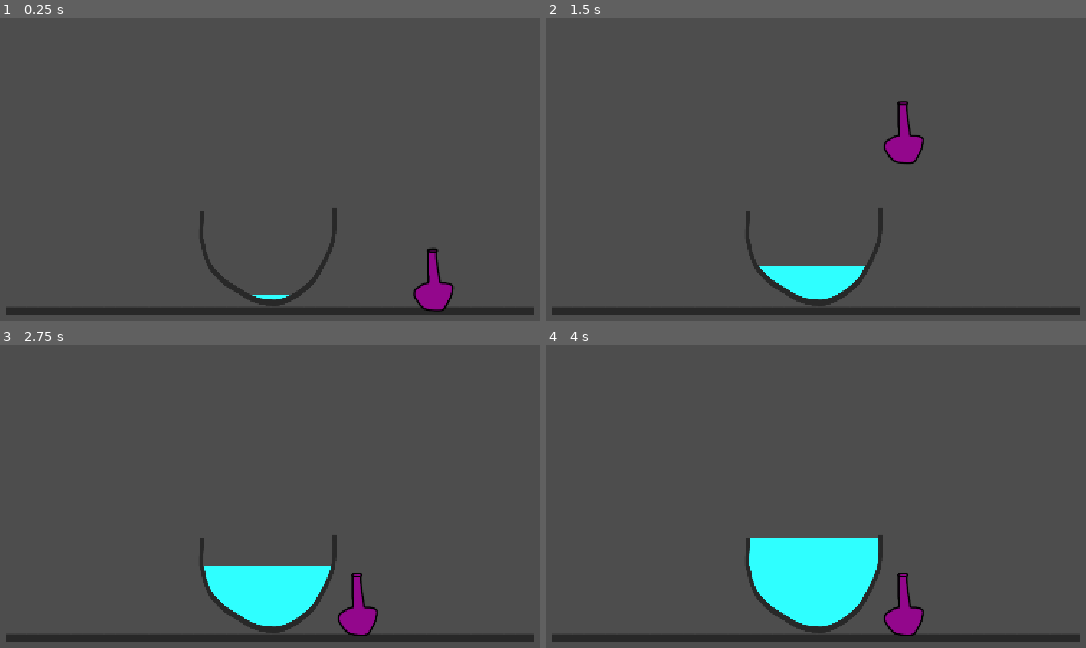
Above: before the commit, frames 1-4 (two rows, left to right).
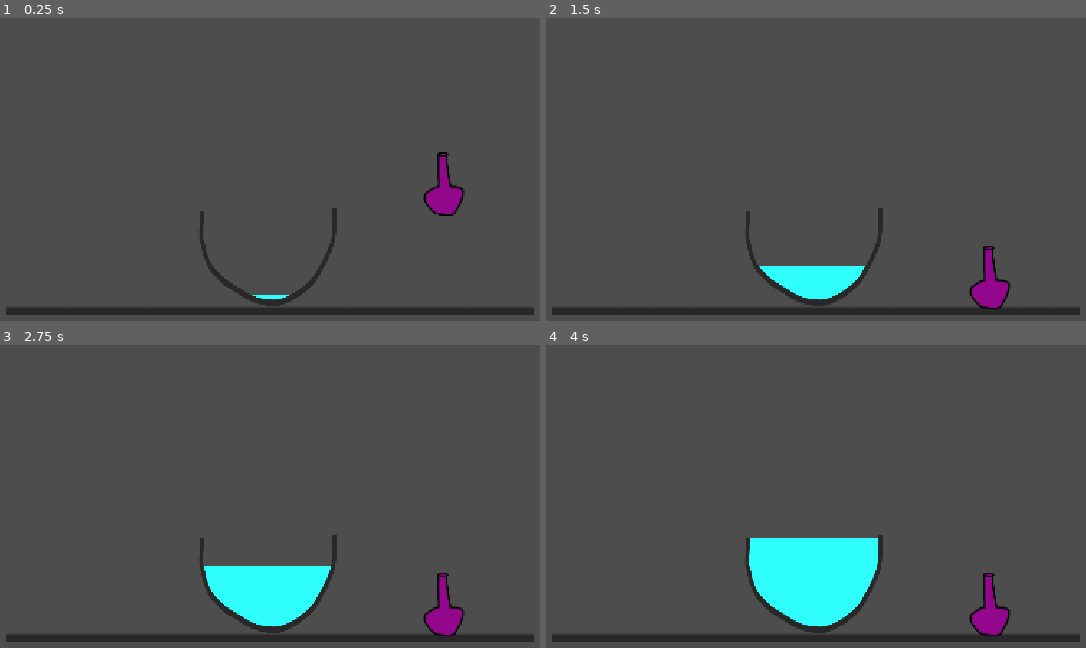
Above: after the commit, the same moments.

Repository: sanicatthedisco/brewing
Game: Godot game, scene res://main.tscn
The game is run twice, just before and just after one commit, with the same random seed, the same clock (stepped at 60 frames per second) and the same inputs.
Inputs (mouse positions are in pixels of both pictures, inside the frame that each line leads up to):
- Up to frame 1 (0.25 s): no input
- Up to frame 2 (1.5 s): drag from (978, 278) to (902, 57) at 0.52 s; drag from (664, 178) to (783, 245) at 1.27 s
- Up to frame 3 (2.75 s): move the mouse to (356, 384) at 2.02 s; click (356, 384) at 2.17 s
- Up to frame 4 (4 s): drag from (783, 572) to (583, 414) at 2.77 s; move the mouse to (1064, 551) at 3.52 s; click (1064, 551) at 3.67 s

The runs differ from the first frame. In frame 1, 1.7% of the frame differs, in the area x 76-87%, y 44-98%; in frame 2, 1.7%; in frame 3, 1.7%; in frame 4, 1.7%.

Commit message:
Pouring rotation + refactoring

Diff:
--- a/Objects/Bowl/Bowl.tscn
+++ b/Objects/Bowl/Bowl.tscn
@@ -4,7 +4,13 @@
 [ext_resource type="Texture2D" uid="uid://4dli64g70jyu" path="res://Assets/Sprites/bowl_interior.png" id="2_a75se"]
 [ext_resource type="Texture2D" uid="uid://5ogxecds3hft" path="res://Assets/Sprites/bowl.png" id="3_a75se"]
 
-[node name="Bowl" type="Node2D" unique_id=1129401254]
+[sub_resource type="RectangleShape2D" id="RectangleShape2D_ueyfw"]
+size = Vector2(386, 330)
+
+[sub_resource type="RectangleShape2D" id="RectangleShape2D_54r1u"]
+size = Vector2(392, 276)
+
+[node name="Bowl" type="StaticBody2D" unique_id=1594397132]
 scale = Vector2(0.5, 0.5)
 script = ExtResource("1_lji8a")
 
@@ -21,3 +27,13 @@
 
 [node name="Exterior" type="Sprite2D" parent="." unique_id=1980966930]
 texture = ExtResource("3_a75se")
+
+[node name="PourZone" type="Area2D" parent="." unique_id=65261691]
+
+[node name="CollisionShape2D" type="CollisionShape2D" parent="PourZone" unique_id=210727465]
+position = Vector2(3, -301)
+shape = SubResource("RectangleShape2D_ueyfw")
+
+[node name="PhysicsCollider" type="CollisionShape2D" parent="." unique_id=1929476826]
+position = Vector2(2, 6)
+shape = SubResource("RectangleShape2D_54r1u")
--- a/Objects/Bowl/bowl.gd
+++ b/Objects/Bowl/bowl.gd
@@ -7,7 +7,7 @@
 		_update_liquid()
 
 @onready var liquid: ColorRect = $Mask/Liquid
-@onready var full_y := liquid.position.y  # y when the bowl is empty-looking, set in the editor
+@onready var full_y := liquid.position.y
 
 func _update_liquid():
 	if not is_node_ready():
@@ -16,4 +16,3 @@
 
 func _process(delta):
 	fill += 0.3
-	_update_liquid()
--- /dev/null
+++ b/Objects/Ingredients/Draggable/Draggable.tscn
@@ -0,0 +1,25 @@
+[gd_scene format=3 uid="uid://cmyi2np3k5aa4"]
+
+[ext_resource type="Script" uid="uid://do8b4ofriswb8" path="res://Objects/Ingredients/Draggable/draggable.gd" id="1_yfv1d"]
+[ext_resource type="Texture2D" uid="uid://bqes3a3mhg8bc" path="res://Assets/Sprites/flask.png" id="2_iyngx"]
+
+[sub_resource type="RectangleShape2D" id="RectangleShape2D_ueyfw"]
+size = Vector2(50, 85)
+
+[node name="Draggable" type="RigidBody2D" unique_id=804989589]
+input_pickable = true
+lock_rotation = true
+freeze_mode = 1
+script = ExtResource("1_yfv1d")
+
+[node name="Sprite2D" type="Sprite2D" parent="." unique_id=1537178962]
+texture = ExtResource("2_iyngx")
+
+[node name="PhysicsCollider" type="CollisionPolygon2D" parent="." unique_id=1515525844]
+polygon = PackedVector2Array(0, 44, 13, 42, 25, 22, 26, 8, 9, 4, 2, -43, -10, -43, -9, 4, -26, 12, -30, 23, -17, 41)
+
+[node name="InteractionDetector" type="Area2D" parent="." unique_id=790295964]
+
+[node name="InteractionZone" type="CollisionShape2D" parent="InteractionDetector" unique_id=1632809004]
+position = Vector2(-1, 1.5)
+shape = SubResource("RectangleShape2D_ueyfw")
--- /dev/null
+++ b/Objects/Ingredients/Draggable/draggable.gd
@@ -0,0 +1,43 @@
+class_name Draggable
+extends RigidBody2D
+
+var dragging := false
+
+@onready var detector: Area2D = $InteractionDetector
+
+func _ready():
+	pass
+
+func _physics_process(_delta):
+	# If dragging, snap to mouse pos
+	if dragging:
+		global_position = get_global_mouse_position()
+
+# Grabbing
+func _input_event(viewport, event, shape_idx):
+	if event is InputEventMouseButton and \
+		event.button_index == MOUSE_BUTTON_LEFT and event.pressed:
+			_begin_dragging()
+
+# Letting go
+func _input(event):
+	if event is InputEventMouseButton and \
+		event.button_index == MOUSE_BUTTON_LEFT and not event.pressed:
+			if dragging:
+				_end_dragging()
+
+func _begin_dragging():
+	print("begin dragging")
+	# Must freeze rigidbody physics
+	dragging = true
+	freeze = true
+
+func _end_dragging():
+	# Reset physics properties
+	PhysicsServer2D.body_set_state(get_rid(), PhysicsServer2D.BODY_STATE_TRANSFORM, transform)
+	PhysicsServer2D.body_set_state(get_rid(), PhysicsServer2D.BODY_STATE_LINEAR_VELOCITY, Vector2.ZERO)
+	PhysicsServer2D.body_set_state(get_rid(), PhysicsServer2D.BODY_STATE_ANGULAR_VELOCITY, 0.0)
+
+	# Unfreeze
+	dragging = false
+	freeze = false
--- /dev/null
+++ b/Objects/Ingredients/Pourable/Pourable.tscn
@@ -0,0 +1,9 @@
+[gd_scene format=3 uid="uid://cqm6bwqwolnvf"]
+
+[ext_resource type="PackedScene" uid="uid://cmyi2np3k5aa4" path="res://Objects/Ingredients/Draggable/Draggable.tscn" id="1_base"]
+[ext_resource type="Script" uid="uid://dyohy1r1rfmx7" path="res://Objects/Ingredients/Pourable/pourable.gd" id="1_wy2w8"]
+
+[node name="Pourable" unique_id=804989589 instance=ExtResource("1_base")]
+script = ExtResource("1_wy2w8")
+pour_angle = -90.0
+upright_angle = 0.0
--- /dev/null
+++ b/Objects/Ingredients/Pourable/pourable.gd
@@ -0,0 +1,37 @@
+extends Draggable
+
+@export var pour_angle := -90.0
+@export var upright_angle := 0.0
+var pouring := false
+var pour_dir := 1
+
+func _ready():
+	super()
+	detector.area_entered.connect(_on_area_entered)
+	detector.area_exited.connect(_on_area_exited)
+
+func _physics_process(delta):
+	super(delta)
+	if dragging:
+		if pouring:
+			rotation = lerp_angle(rotation, pour_angle * pour_dir, 0.1)
+		else:
+			rotation = lerp_angle(rotation, upright_angle, 0.1)
+
+
+func _on_area_entered(area: Area2D):
+	if area.name == "PourZone" and dragging:
+		pouring = true
+		if global_position.x < area.global_position.x:
+			pour_dir = -1
+		else:
+			pour_dir = 1
+
+func _on_area_exited(area):
+	if area.name == "PourZone" and dragging:
+		pouring = false
+
+func _end_dragging():
+	rotation = upright_angle
+	pouring = false
+	super()
--- a/Objects/LiquidVessel/LiquidVessel.tscn
+++ /dev/null
@@ -1,16 +0,0 @@
-[gd_scene format=3 uid="uid://bkn5x1ibokwc8"]
-
-[ext_resource type="Script" uid="uid://bnnxwp3doaymb" path="res://Objects/LiquidVessel/liquid_vessel.gd" id="1_onlj6"]
-[ext_resource type="Texture2D" uid="uid://bqes3a3mhg8bc" path="res://Assets/Sprites/flask.png" id="1_tjirp"]
-
-[node name="LiquidVessel" type="RigidBody2D" unique_id=804989589]
-input_pickable = true
-lock_rotation = true
-freeze_mode = 1
-script = ExtResource("1_onlj6")
-
-[node name="Sprite2D" type="Sprite2D" parent="." unique_id=1537178962]
-texture = ExtResource("1_tjirp")
-
-[node name="CollisionPolygon2D" type="CollisionPolygon2D" parent="." unique_id=1515525844]
-polygon = PackedVector2Array(0, 44, 13, 42, 25, 22, 26, 8, 9, 4, 2, -43, -10, -43, -9, 4, -26, 12, -30, 23, -17, 41)
--- a/Objects/LiquidVessel/liquid_vessel.gd
+++ /dev/null
@@ -1,27 +0,0 @@
-extends RigidBody2D
-
-var dragging := false
-
-# Grabbing
-func _input_event(viewport, event, shape_idx):
-	if event is InputEventMouseButton and \
-		event.button_index == MOUSE_BUTTON_LEFT and event.pressed:
-			dragging = true
-			freeze = true
-
-# Letting go
-func _input(event):
-	if event is InputEventMouseButton and \
-		event.button_index == MOUSE_BUTTON_LEFT and not event.pressed:
-			if dragging:
-				dragging = false
-				freeze = false
-				linear_velocity = Vector2.ZERO
-				angular_velocity = 0.0
-
-func _physics_process(_delta):
-	if dragging:
-		var t := Transform2D(rotation, get_global_mouse_position())
-		PhysicsServer2D.body_set_state(get_rid(), PhysicsServer2D.BODY_STATE_TRANSFORM, t)
-		PhysicsServer2D.body_set_state(get_rid(), PhysicsServer2D.BODY_STATE_LINEAR_VELOCITY, Vector2.ZERO)
-		PhysicsServer2D.body_set_state(get_rid(), PhysicsServer2D.BODY_STATE_ANGULAR_VELOCITY, 0.0)
--- a/main.tscn
+++ b/main.tscn
@@ -2,7 +2,7 @@
 
 [ext_resource type="PackedScene" uid="uid://chxk2ct451rqe" path="res://Objects/Table.tscn" id="1_0xm2m"]
 [ext_resource type="PackedScene" uid="uid://dq3jj7k2u8cau" path="res://Objects/Bowl/Bowl.tscn" id="1_h2yge"]
-[ext_resource type="PackedScene" uid="uid://bkn5x1ibokwc8" path="res://Objects/LiquidVessel/LiquidVessel.tscn" id="2_h2yge"]
+[ext_resource type="PackedScene" uid="uid://cqm6bwqwolnvf" path="res://Objects/Ingredients/Pourable/Pourable.tscn" id="3_h2yge"]
 
 [node name="Main" type="Node2D" unique_id=1694163084]
 
@@ -12,5 +12,8 @@
 [node name="Table" parent="." unique_id=1339285828 instance=ExtResource("1_0xm2m")]
 position = Vector2(565, 542)
 
-[node name="LiquidVessel" parent="." unique_id=1086760637 instance=ExtResource("2_h2yge")]
-position = Vector2(800, 474)
+[node name="Pourable" parent="." unique_id=804989589 instance=ExtResource("3_h2yge")]
+position = Vector2(815, 336)
+lock_rotation = false
+pour_angle = -90.0
+upright_angle = 0.0
Not shown, added: Objects/Ingredients/Draggable/draggable.gd.uid
Not shown, added: Objects/Ingredients/Pourable/pourable.gd.uid
Not shown, removed: Objects/LiquidVessel/liquid_vessel.gd.uid
